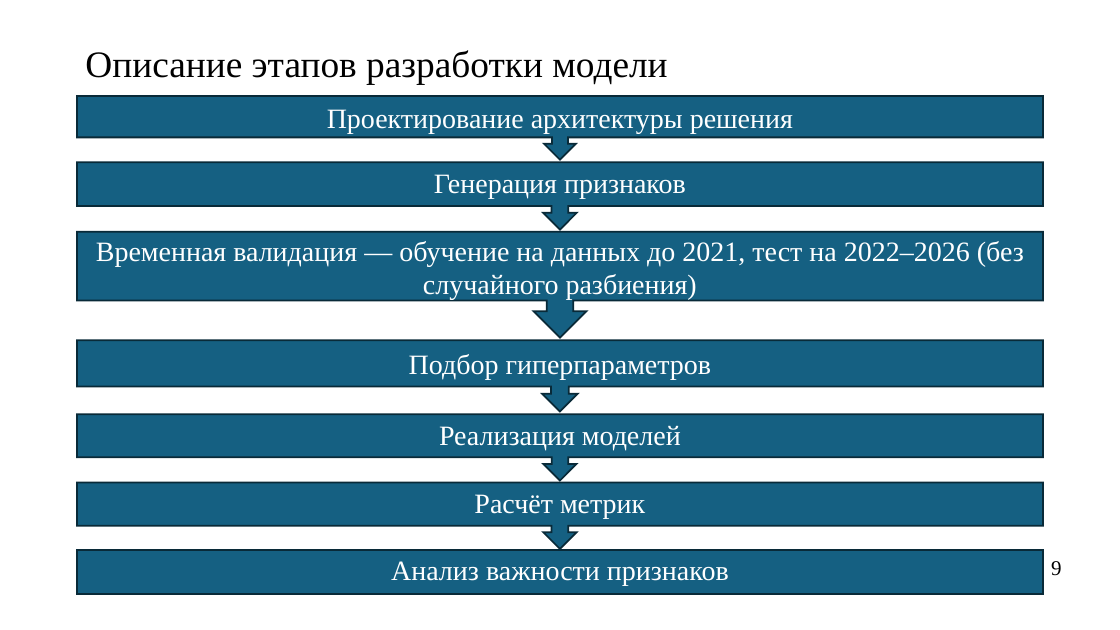
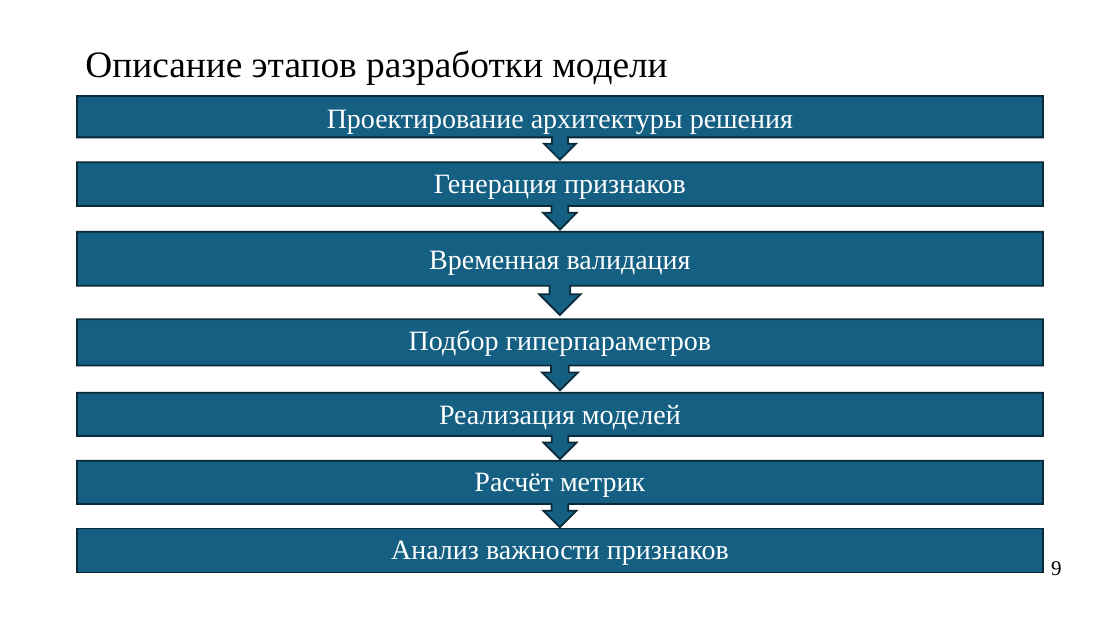
Before and after one commit to Kirill010/RTU-MIREA, a slide deck: slide 9 of 4 курс/8 семестр/Преддипломная практика/010304_22И1429_Ким_КС_презентация_предзащита.pptx. Drawn at 1120x630 pixels with LibreOffice and Linux fonts; fonts in the diff are those of the drawing. Boxes give left, top, right and bottom in pixels: in the first picture for what was removed or moved away, otherwise in the second. Text is boxed around its words. In the diff, an @@ line names an element or a change of style, - is before the commit and + after.

```diff
--- a/4 курс/8 семестр/Преддипломная практика/010304_22И1429_Ким_КС_презентация_предзащита.pptx
+++ b/4 курс/8 семестр/Преддипломная практика/010304_22И1429_Ким_КС_презентация_предзащита.pptx
@@ down arrow callout resized from (x1=77, y1=232, x2=1044, y2=338) to (x1=77, y1=232, x2=1044, y2=315) @@
@@ text at (x1=429, y1=250, x2=691, y2=275): text changed @@
-Временная валидация — обучение на данных до 2021, тест на 2022–2026 (без случайного разбиения)
+Временная валидация
@@ text "Подбор гиперпараметров" moved from (x1=409, y1=354, x2=712, y2=380) to (x1=409, y1=330, x2=712, y2=356) @@
@@ 3 texts, 3 down arrow callouts, 1 rectangle moved together from (x1=77, y1=340, x2=1044, y2=594) to (x1=77, y1=319, x2=1044, y2=572) @@
```
Also in this commit, not shown: 7 other slides changed, 3 slides added, 6 other files.
